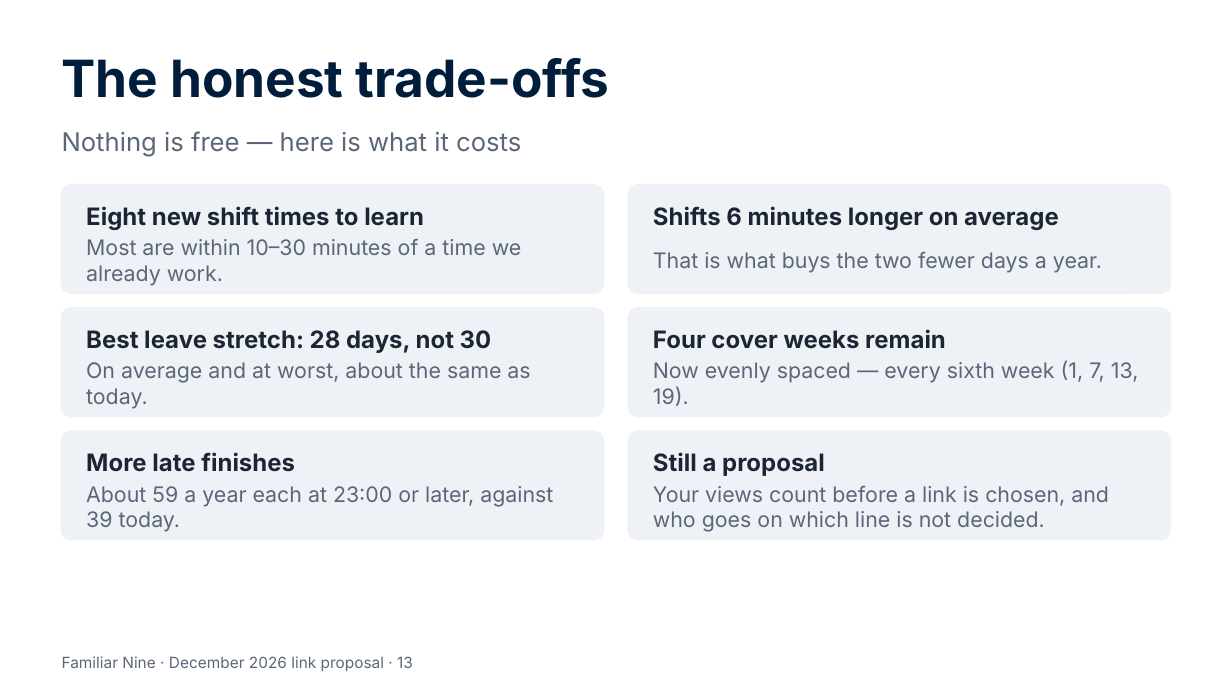
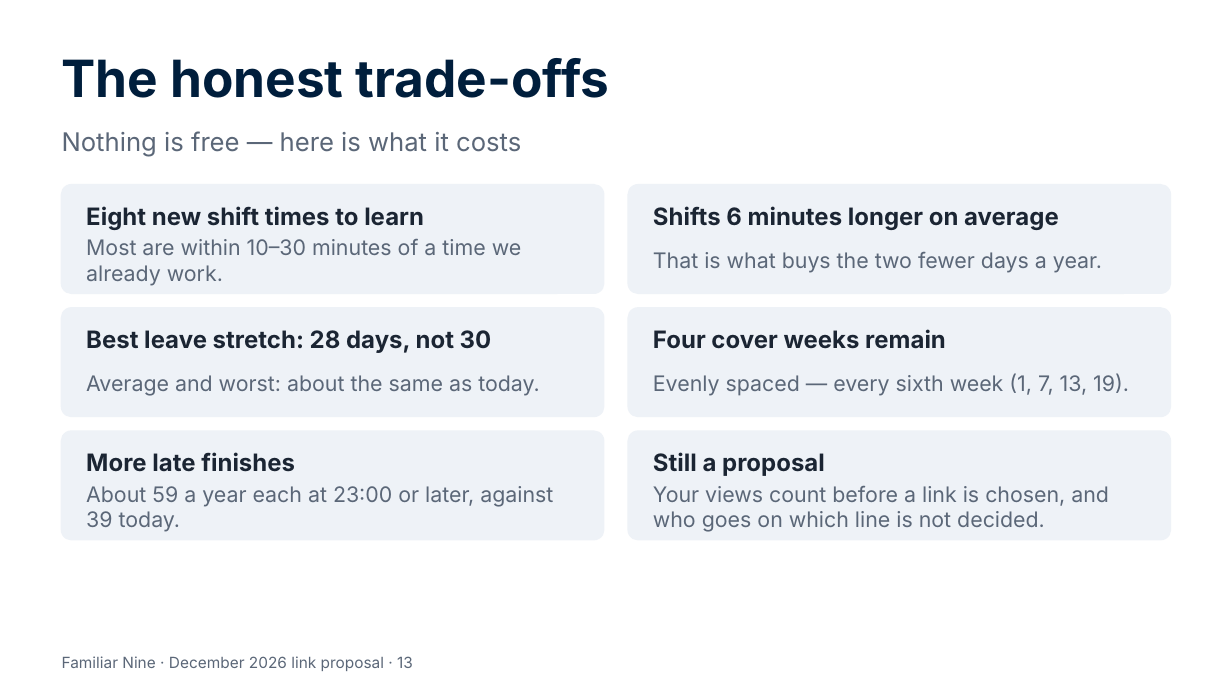
Before and after one commit to Garethdavidmiller/roster-app, a slide deck: slide 13 of docs/proposals/presentations/Familiar-Nine-for-colleagues.pptx. Drawn at 1232x693 pixels with LibreOffice and Linux fonts; fonts in the diff are those of the drawing. Boxes give left, top, right and bottom in pixels: in the first picture for what was removed or moved away, otherwise in the second. Text is boxed around its words. In the diff, an @@ line names an element or a change of style, - is before the commit and + after.

```diff
--- a/docs/proposals/presentations/Familiar-Nine-for-colleagues.pptx
+++ b/docs/proposals/presentations/Familiar-Nine-for-colleagues.pptx
@@ text at box(86, 375, 540, 396): text changed @@
-On average and at worst, about the same as today.
+Average and worst: about the same as today.
@@ text at box(653, 373, 1129, 396): text changed @@
-Now evenly spaced — every sixth week (1, 7, 13, 19).
+Evenly spaced — every sixth week (1, 7, 13, 19).
```
Also in this commit, not shown: 2 other slides changed, 9 other files.
